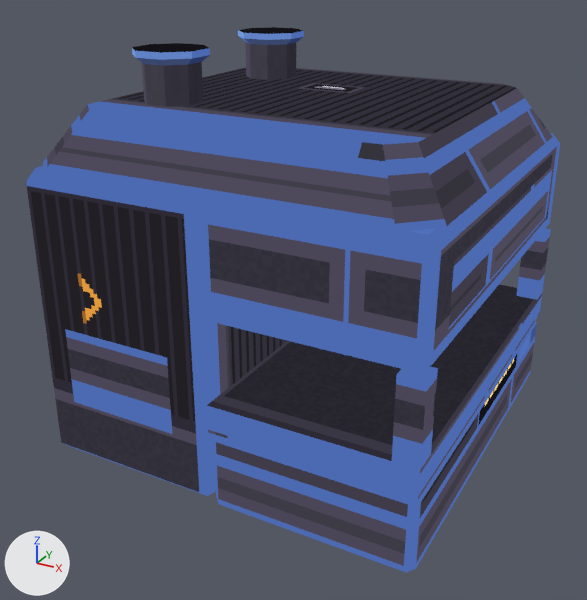
What one commit did to the glTF model art/out/processor.glb.
Rendered twice from a 50 mm camera at (1.34, -3.05, 1.93) aimed at (-0.53, 0.35, 0.24). Every picture has the same lights, and +X, +Y and +Z are marked at lower left. The first picture is the older version. Vertices at exactly the same position are counted once.

Objects in the first picture: 'processor_body', 'processor_glow'.
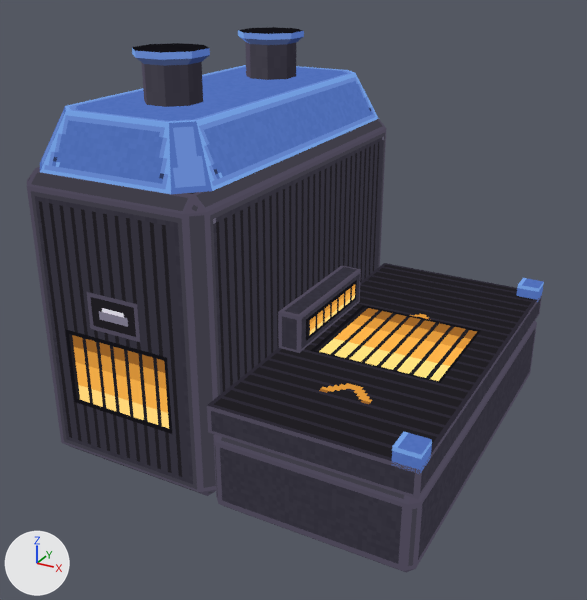
The change, as a list of edits to the scene's bpy script:
```text
Change me_processor_body:
    used by ob_processor_body; location = (0.0, 0.0, 0.0)
    remove me_processor_body.from_pydata(...)  # 176 vertices, 294 faces; spans x -1.5..0.5, y -0.5..1.5, z -0.5..1.5
    add me_processor_body.from_pydata(...)  # 162 vertices, 266 faces; spans x -1.5..0.5, y -0.5..1.5, z -0.5..1.5
    me_processor_body part 1: a new loose piece, a box spanning x 0.38..0.5, y -0.5..-0.38, z 0.04..0.13, in mat_processor
    me_processor_body part 2: a new loose piece, a box spanning x 0.38..0.5, y 1.38..1.5, z 0.04..0.13, in mat_processor
    me_processor_body part 3: a new loose piece, a box spanning x -0.5..-0.38, y 0.14..0.86, z 0.06..0.26, in mat_processor
    me_processor_body part 4: the loose piece of 16 vertices spanning x -1.48..0.48, y -0.48..1.48, z 1.0..1.26 is rebuilt with 16 vertices and now spans x -1.48..-0.52, y -0.48..1.48, z 1.0..1.26
    me_processor_body part 5: the loose piece of 24 vertices spanning x -0.5..0.5, y -0.5..1.5, z 0.45..1.0 is deleted
    me_processor_body part 6
    7 vertices are removed from x 0.38..0.5, y 1.38..1.5, z 0.06..0.45
    12 faces are deleted
    me_processor_body part 7
    7 vertices are removed from x 0.38..0.5, y -0.5..-0.38, z 0.06..0.45
    12 faces are deleted
    me_processor_body part 8: 92 kept faces spanning x -1.5..0.5, y -0.5..1.5, z -0.5..1.0 get new texture (UV) coordinates
Change me_processor_glow:
    used by ob_processor_glow; location = (0.0, 0.0, 0.0)
    remove me_processor_glow.from_pydata(...)  # 20 vertices, 10 faces; spans x -1.5..0.5, y -0.5..1.5, z -0.15..0.86
    add me_processor_glow.from_pydata(...)  # 20 vertices, 10 faces; spans x -1.5..0.34, y -0.5..1.5, z -0.15..0.25
    me_processor_glow part 9
    me_processor_glow.vertices[0].co: (-0.42, 1.42, 0.45) -> (-0.34, 0.18, 0.06)  # not seen -> pixel (310, 350)
    me_processor_glow.vertices[1].co: (0.42, 1.42, 0.45) -> (0.34, 0.18, 0.06)  # not seen -> pixel (440, 383)
    me_processor_glow.vertices[2].co: (0.42, -0.42, 0.45) -> (0.34, 0.82, 0.06)  # not seen -> pixel (481, 330)
    me_processor_glow.vertices[3].co: (-0.42, -0.42, 0.45) -> (-0.34, 0.82, 0.06)  # not seen -> pixel (363, 305)
    me_processor_glow.vertices[4].co: (0.5, -0.3, 0.58) -> (-0.38, 0.2, 0.1)  # pixel (448, 329) -> pixel (305, 341)
    me_processor_glow.vertices[5].co: (0.5, 1.3, 0.58) -> (-0.38, 0.8, 0.1)  # pixel (546, 216) -> pixel (356, 299)
    me_processor_glow.vertices[6].co: (0.5, 1.3, 0.86) -> (-0.38, 0.8, 0.22)  # pixel (552, 165) -> pixel (356, 279)
    me_processor_glow.vertices[7].co: (0.5, -0.3, 0.86) -> (-0.38, 0.2, 0.22)  # pixel (454, 261) -> pixel (305, 319)
    me_processor_glow part 10: texture (UV) coordinates of 10 of 10 faces, centred in x -1.5..0.5, y -0.5..1.5, z -0.02..0.77, changed; they spanned u 0.19..0.5, v 0.53..1.0 and now span u 0.08..0.74, v 0.6..0.8
```

Changed parts and their boxes (x1, y1, x2, y2) in the pictures (587 x 600 px; the box of a moved part takes in the faces that stretch with it):
'processor_body', reshaped: before (27, 27, 560, 573); after (27, 27, 544, 573)
'processor_glow', reshaped, surface changed: before (65, 166, 553, 434); after (65, 280, 481, 434)
part 1 of me_processor_body, added (blue): after (391, 432, 432, 474)
part 2 of me_processor_body, added (blue): after (517, 278, 544, 302)
part 3 of me_processor_body, added: after (278, 266, 361, 353)
part 4 of me_processor_body, rebuilt (33% narrower, 21% shorter): before (43, 68, 553, 232); after (40, 65, 379, 194)
part 5 of me_processor_body, deleted: before (204, 133, 560, 373)
part 6 of me_processor_body, deleted: before (517, 228, 551, 300)
part 7 of me_processor_body, deleted: before (392, 366, 438, 470)
part 8 of me_processor_body, surface changed: before (27, 166, 542, 573); after (27, 119, 542, 573)
part 9 of me_processor_glow, moved or reshaped: before (410, 166, 553, 330); after (306, 280, 481, 383)
part 10 of me_processor_glow, surface changed: before (65, 166, 553, 434); after (65, 280, 481, 434)
